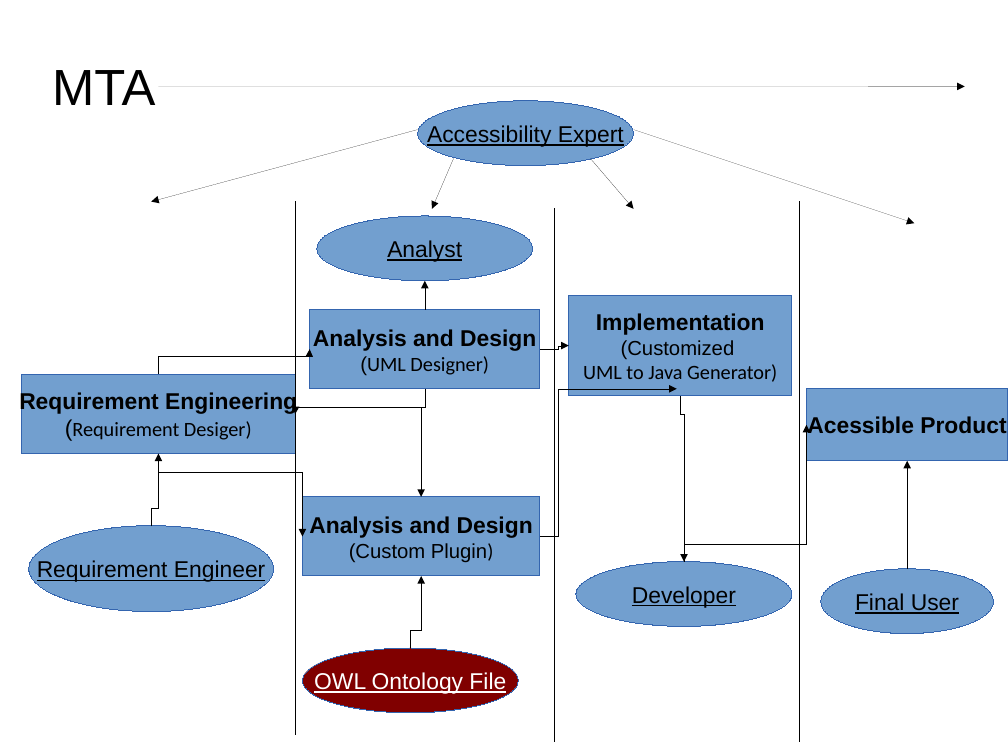
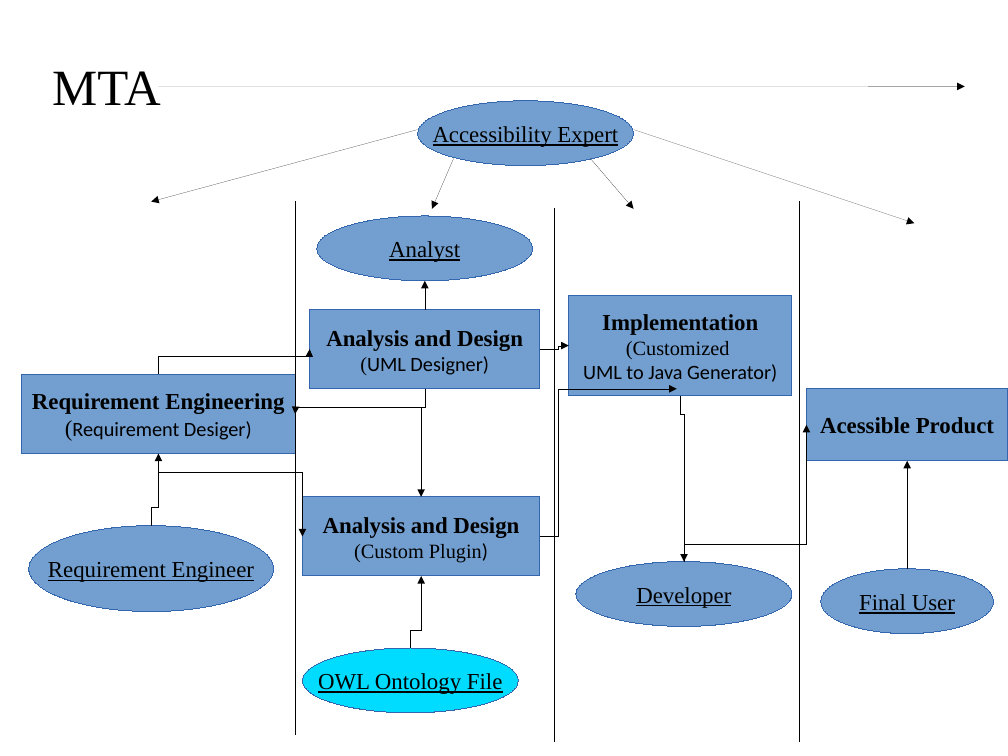
Before and after one commit to rodrigogbranco/dissertacao-mestrado-rodrigo-branco, a slide deck: slide 1 of images/desenvolvimento.odp. Drawn at 1008x756 pixels with LibreOffice and Linux fonts; fonts in the diff are those of the drawing. Boxes give left, top, right and bottom in pixels: in the first picture for what was removed or moved away, otherwise in the second. Text is boxed around its words. In the diff, an @@ line names an element or a change of style, - is before the commit and + after.

```diff
--- a/images/desenvolvimento.odp
+++ b/images/desenvolvimento.odp
@@ rectangle "Analysis and Design" at [310, 310, 541, 390]: font Arial to Times New Roman in "Analysis and Design", "(UML" @@
@@ text in rectangle at [602, 314, 758, 359]: font Arial to Times New Roman in "Implementation", "(Customized" @@
@@ rectangle "Requirement Engineering" at [22, 374, 295, 454]: font Arial to Times New Roman in "Requirement Engineering", "(Requirement" @@
@@ font Arial to Times New Roman in 8 elements at [303, 497, 541, 576], [807, 389, 1008, 461], [52, 71, 161, 105], [576, 562, 792, 627], [418, 101, 634, 166], [28, 526, 273, 612], [316, 216, 532, 281], [821, 569, 994, 634] @@
@@ ellipse "OWL Ontology File" at [303, 649, 519, 713]: font Arial to Times New Roman, text colour #FFFFFF to #000000; fill #800000 to #00DCFF @@
```
Also in this commit, not shown: 10 other files.
